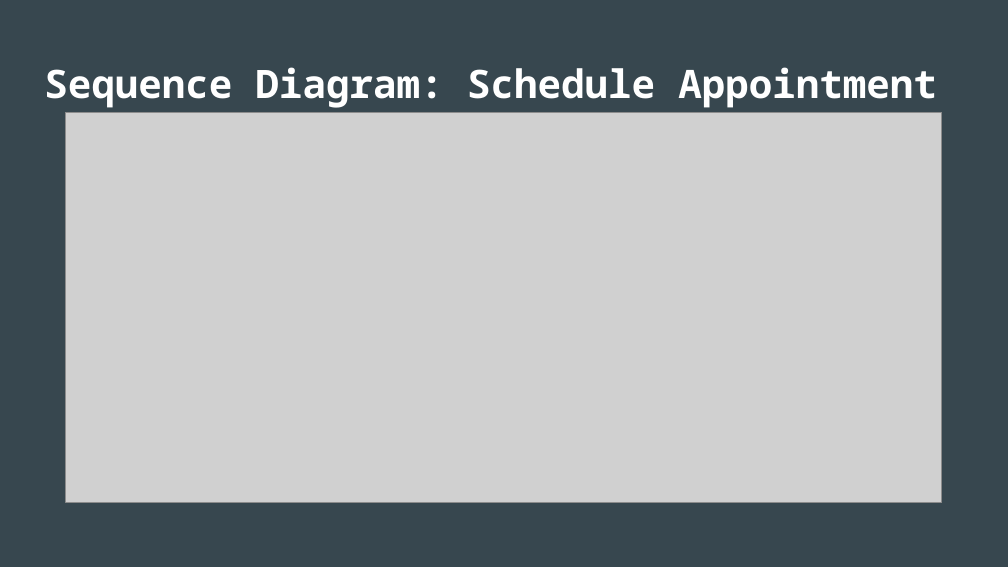
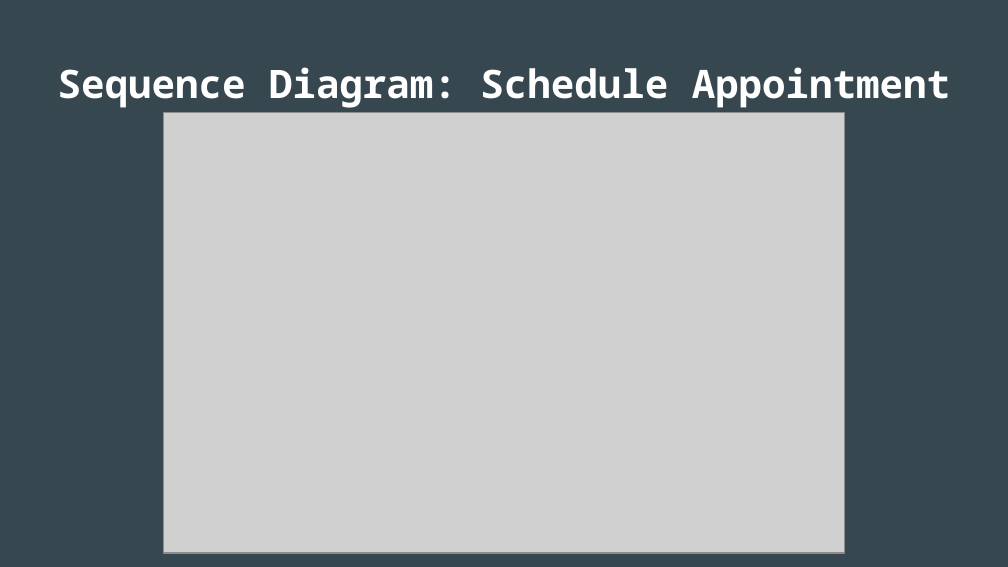
Before and after one commit to VikkiCGreen/HospitalManagement, a slide deck: slide 15 of Presentation/Software Engineering Presentation v2.pptx. Drawn at 1008x567 pixels with LibreOffice and Linux fonts; fonts in the diff are those of the drawing; grey boxes stand for pictures. Boxes give left, top, right and bottom in pixels: in the first picture for what was removed or moved away, otherwise in the second. Text is boxed around its words. In the diff, an @@ line names an element or a change of style, - is before the commit and + after.

```diff
--- a/Presentation/Software Engineering Presentation v2.pptx
+++ b/Presentation/Software Engineering Presentation v2.pptx
@@ title "Sequence Diagram: Schedule Appointment" at box(58, 67, 950, 108): alignment left to centre @@
@@ picture: place and size @@
-picture at box(66, 112, 941, 503)
+picture at box(164, 112, 845, 552)
```
Also in this commit, not shown: 6 other slides changed, 10 other files.
